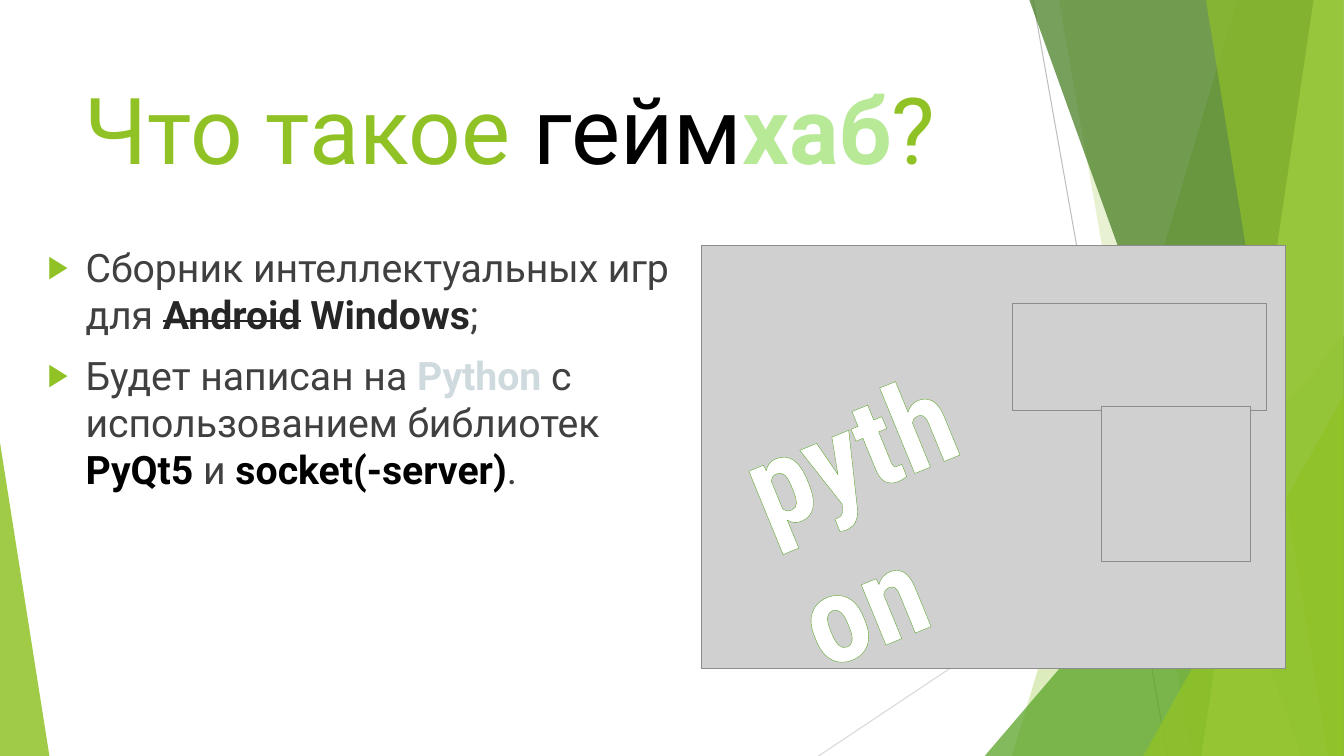
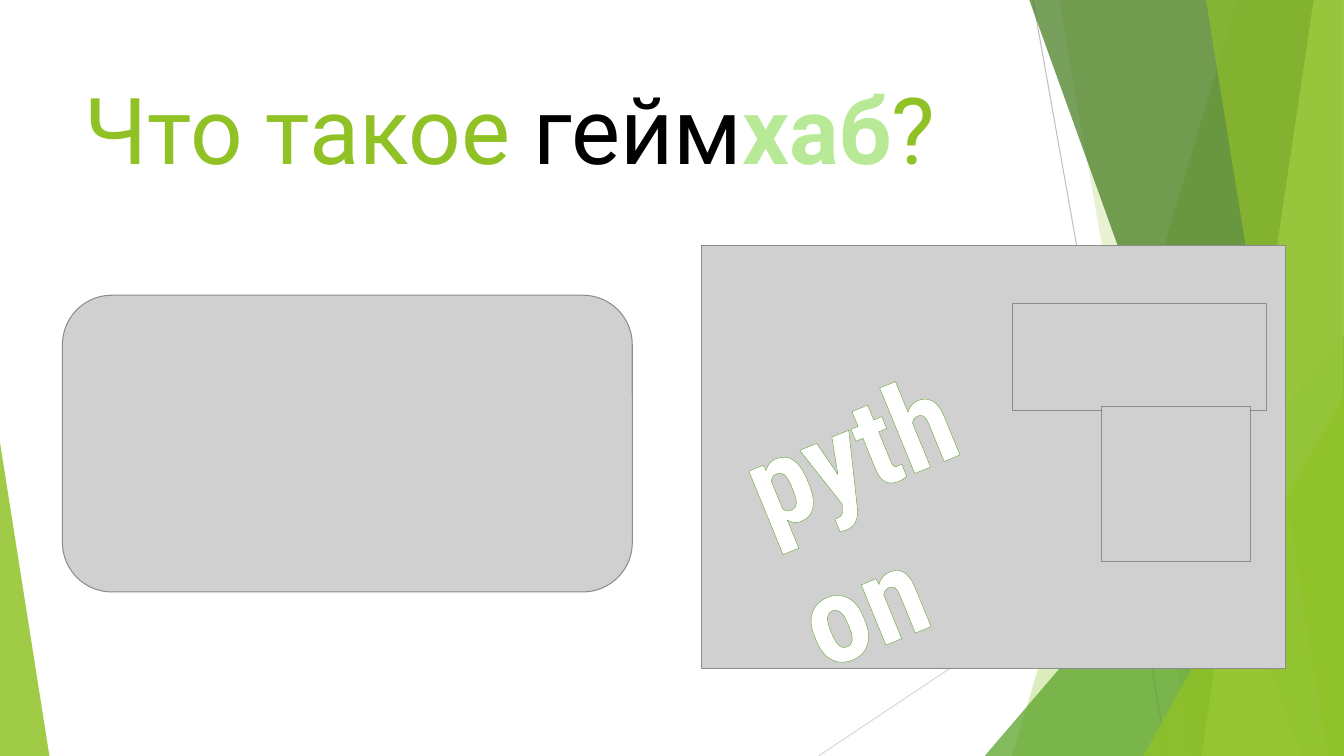
Before and after one commit to H1K0/GameHub, a slide deck: slide 3 of Proekt_GameHub.pptx. Drawn at 1344x756 pixels with LibreOffice and Linux fonts; fonts in the diff are those of the drawing; grey boxes stand for pictures. Boxes give left, top, right and bottom in pixels: in the first picture for what was removed or moved away, otherwise in the second. Text is boxed around its words. In the diff, an @@ line names an element or a change of style, - is before the commit and + after.

```diff
--- a/Proekt_GameHub.pptx
+++ b/Proekt_GameHub.pptx
@@ text removed at [86, 252, 669, 493] @@
-▶ Сборник интеллектуальных игр для Android Windows;
-▶ Будет написан на Python с использованием библиотек PyQt5 и socket(-server).
@@ picture added at [63, 295, 632, 592] @@
```
Also in this commit, not shown: 2 other slides changed, 34 other files.
